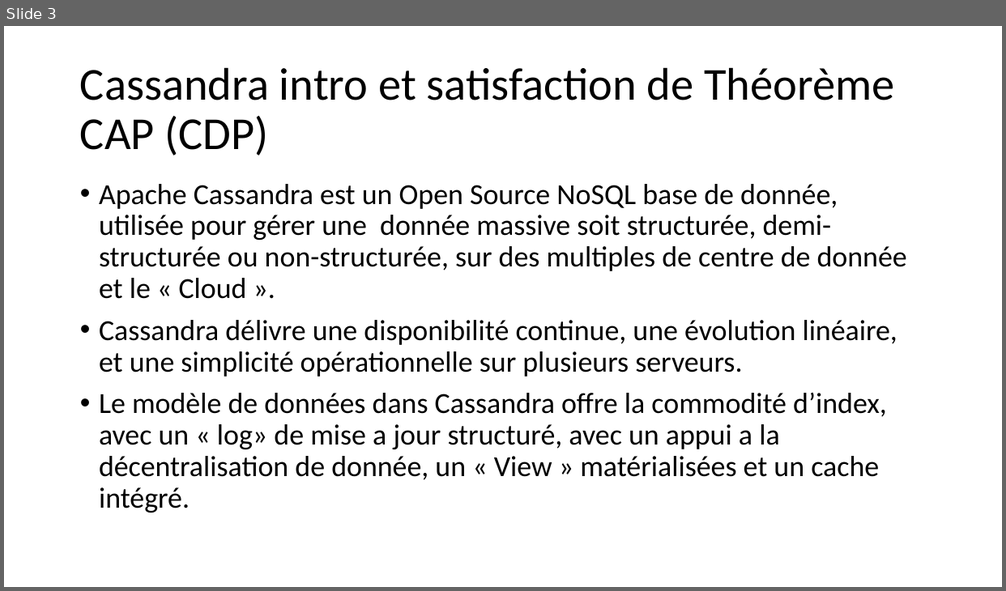
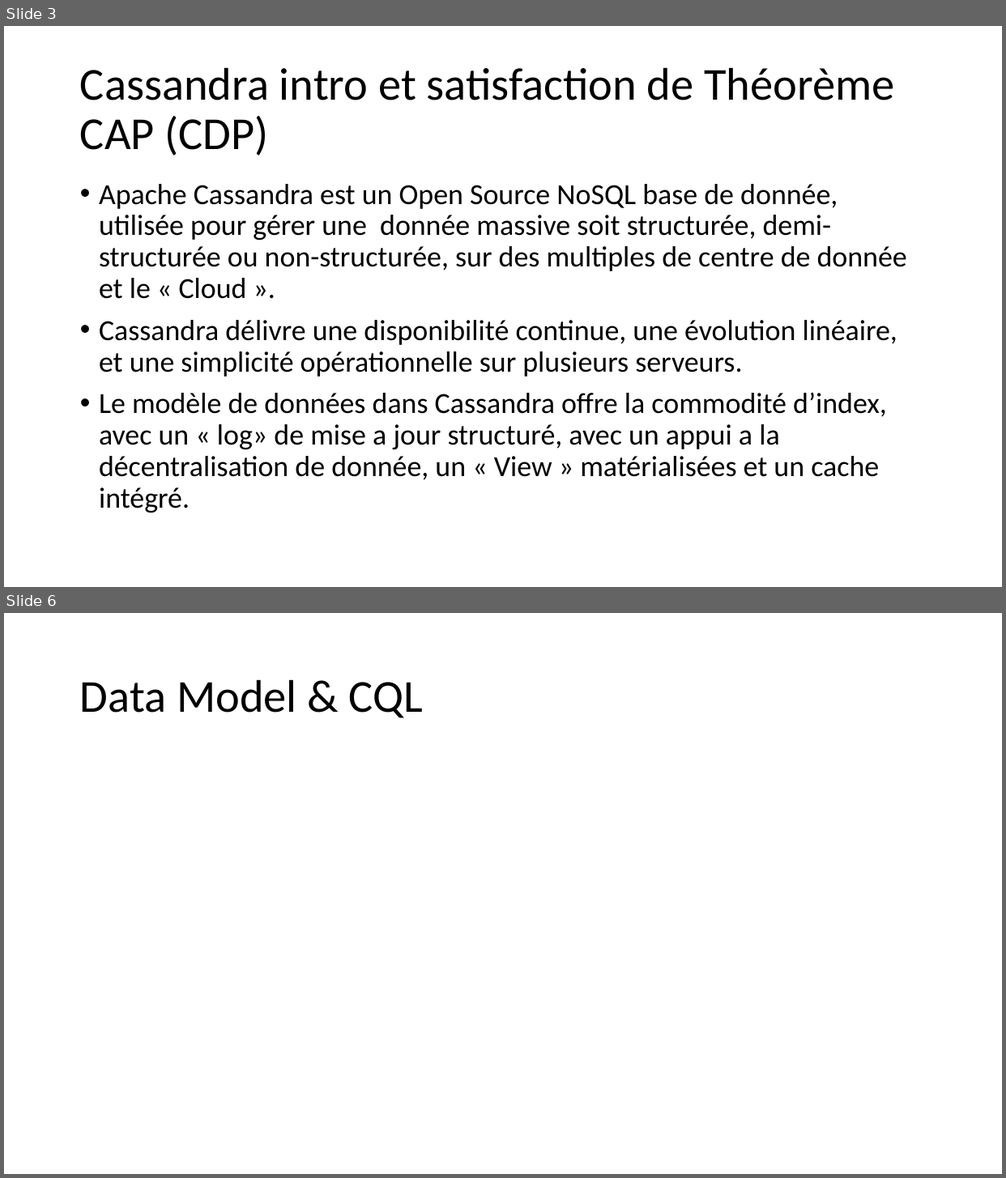
Before and after one commit to khalilbsaibes/cassandra, a slide deck: Cassandra.pptx. Shown one above the other, each under a label of ours: slide 3 before the commit, slides 3 and 6 after it; the slides between them are not shown. The pictures are 1006x591 and 1006x1178 pixels, drawn with LibreOffice and Linux fonts; fonts in the diff are those of the drawing. Boxes give left, top, right and bottom in pixels: in the first picture for what was removed or moved away, otherwise in the second. Text is boxed around its words. In the diff, an @@ line names an element or a change of style, - is before the commit and + after.

```diff
--- a/Cassandra.pptx
+++ b/Cassandra.pptx
@@ slide 6 added at (4, 613, 1002, 1174), background #FFFFFF @@
@@ title added at (80, 679, 423, 718), 44 pt, text #000000 @@
+Data Model & CQL
```
Also in this commit, not shown: 2 other slides added.
